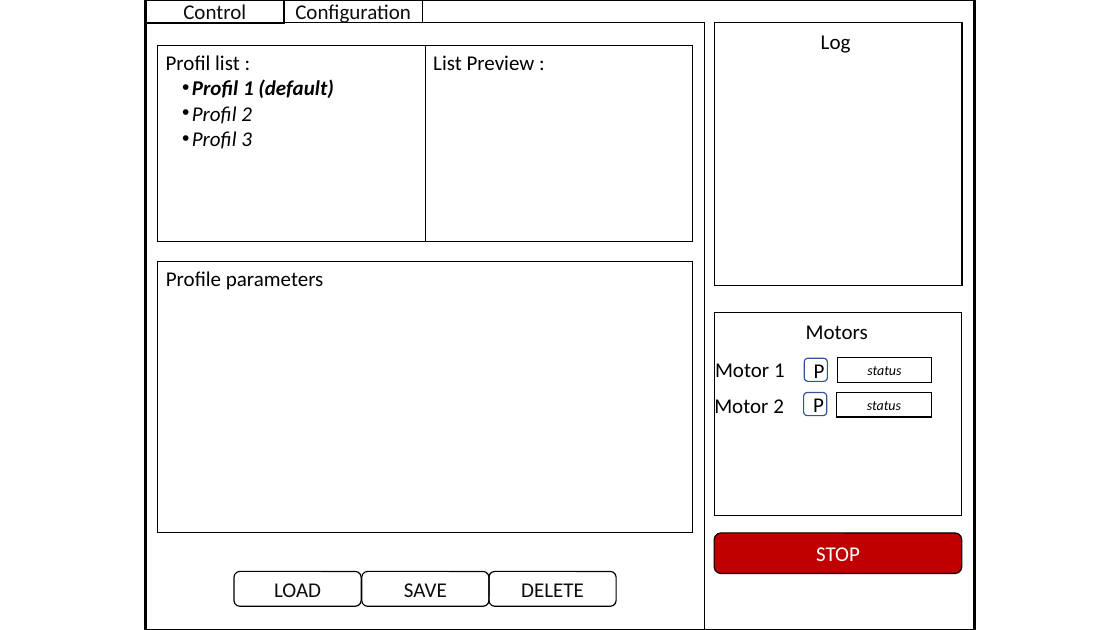
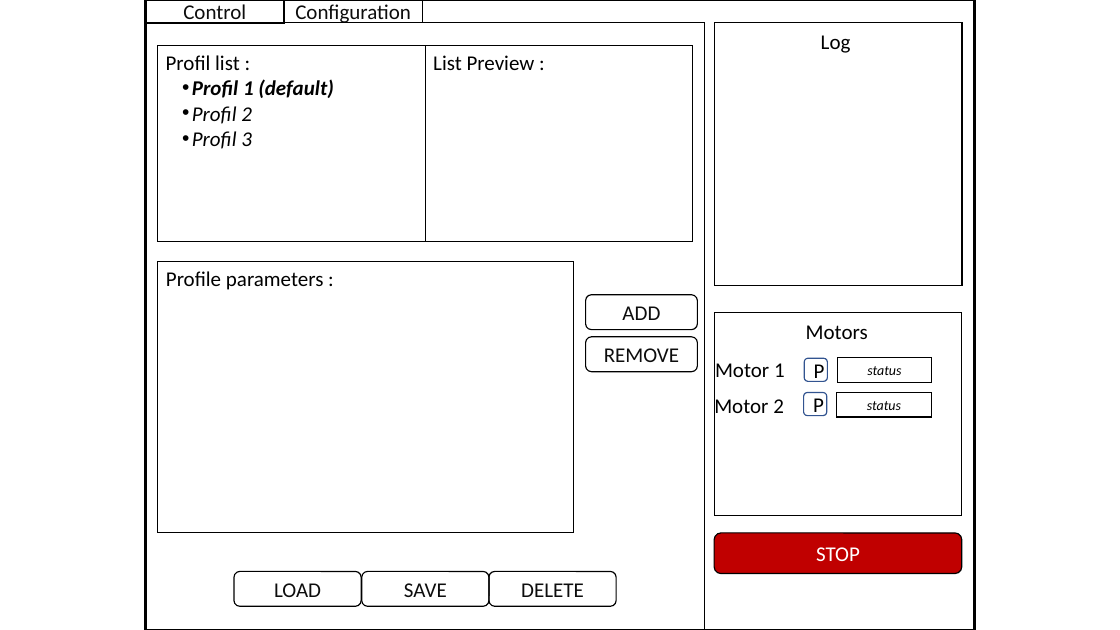
Before and after one commit to exmachina-dev/EXM-dario, a slide deck: slide 2 of GUI MOCKUP.pptx. Drawn at 1120x630 pixels with LibreOffice and Linux fonts; fonts in the diff are those of the drawing. Boxes give left, top, right and bottom in pixels: in the first picture for what was removed or moved away, otherwise in the second. Text is boxed around its words. In the diff, an @@ line names an element or a change of style, - is before the commit and + after.

```diff
--- a/GUI MOCKUP.pptx
+++ b/GUI MOCKUP.pptx
@@ rectangle "Profile parameters :": place and size @@
-rectangle "Profile parameters :" at (158,262,693,534)
+rectangle "Profile parameters :" at (158,262,574,534)
@@ text in rectangle at (166,271,324,290): text changed @@
-Profile parameters
+Profile parameters :
@@ rounded rectangle added at (586,295,697,330), outline #000000 1 pt, 18 pt, text #0D0D0D @@
+ADD
@@ rounded rectangle added at (586,337,697,372), outline #000000 1 pt, 18 pt, text #0D0D0D @@
+REMOVE
```
Also in this commit, not shown: 1 other file.
